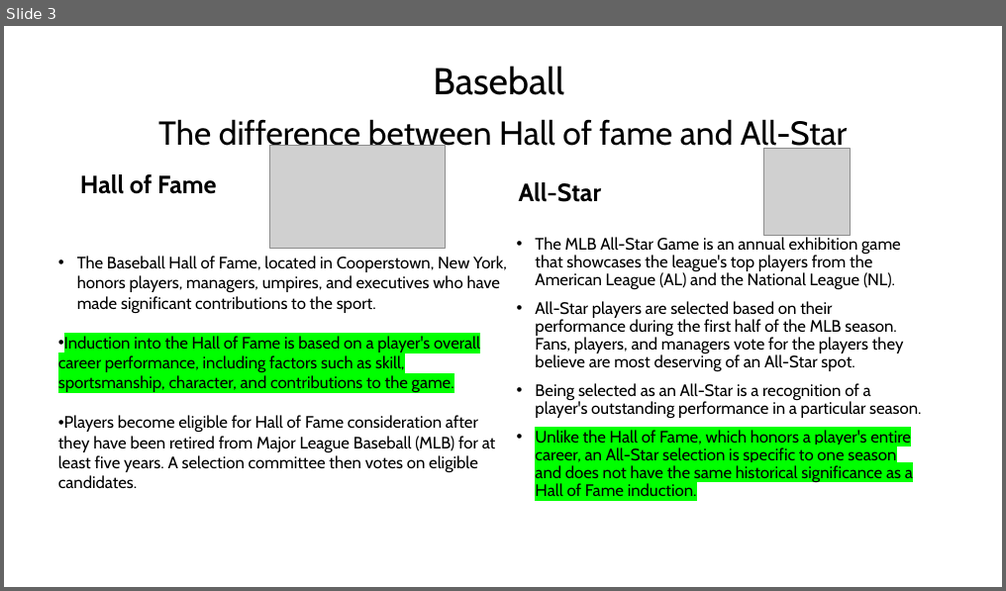
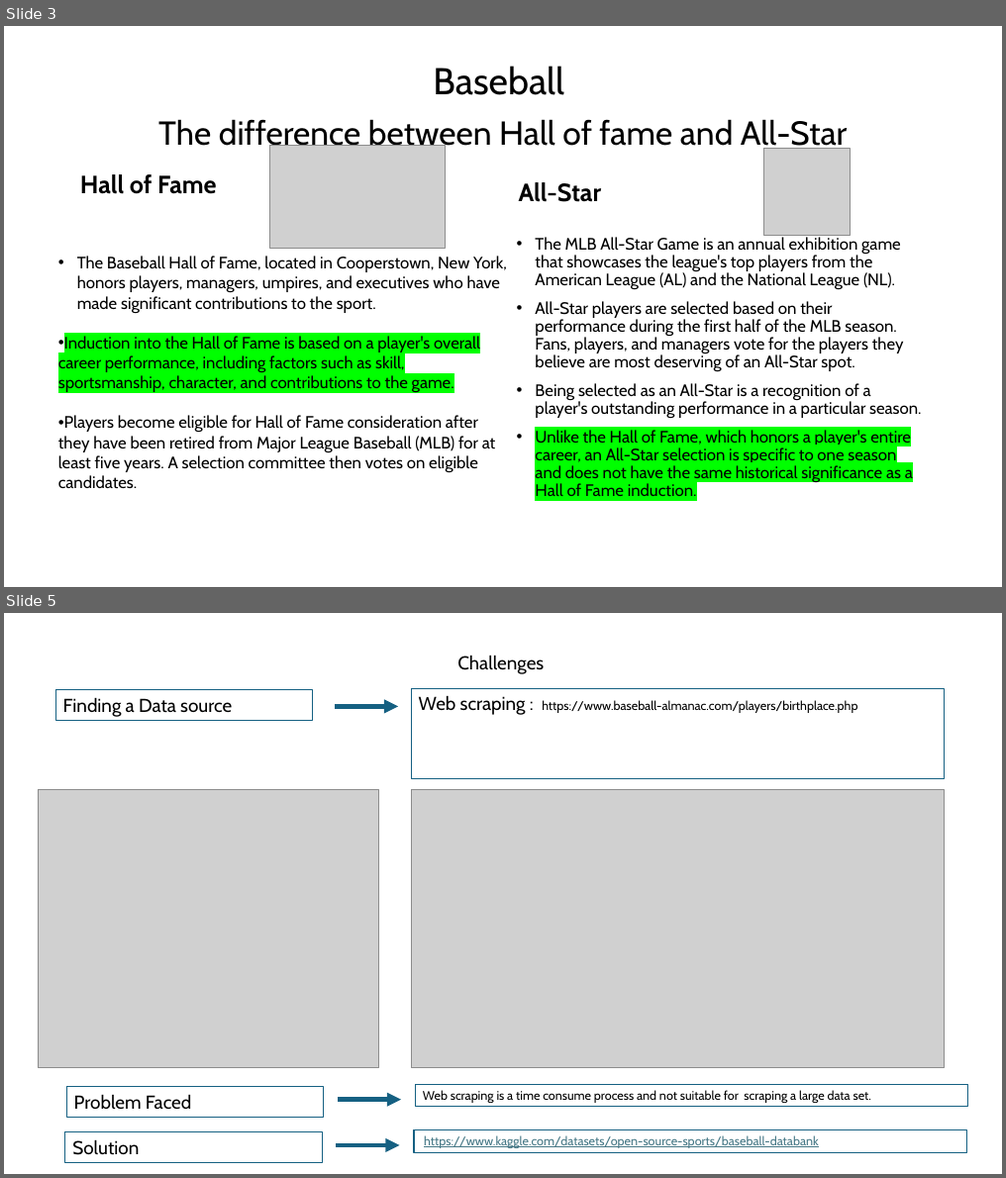
Before and after one commit to leeju09/Project-3-Baseball-, a slide deck: Presentation/Proect3_Group3.pptx. Shown one above the other, each under a label of ours: slide 3 before the commit, slides 3 and 5 after it; the slides between them are not shown. The pictures are 1006x591 and 1006x1178 pixels, drawn with LibreOffice and Linux fonts; fonts in the diff are those of the drawing; grey boxes stand for pictures. Boxes give left, top, right and bottom in pixels: in the first picture for what was removed or moved away, otherwise in the second. Text is boxed around its words. In the diff, an @@ line names an element or a change of style, - is before the commit and + after.

```diff
--- a/Presentation/Proect3_Group3.pptx
+++ b/Presentation/Proect3_Group3.pptx
@@ slide 5 added at box(4, 613, 1002, 1174), background #FFFFFF @@
@@ text added at box(457, 655, 544, 674), 18 pt, text #000000 @@
+Challenges
@@ rectangle added at box(55, 690, 313, 720), outline #156082 1 pt, 18 pt, text #000000 @@
+Finding a Data source
@@ rectangle added at box(411, 688, 944, 779), outline #156082 1 pt, 12 pt, text #000000 @@
+Web scraping : https://www.baseball-almanac.com/players/birthplace.php
@@ arrow added from (335, 707) to (399, 707), #156082 4.5 pt @@
@@ picture added at box(38, 789, 379, 1068) @@
@@ picture added at box(411, 789, 944, 1068) @@
@@ rectangle added at box(67, 1087, 324, 1117), outline #156082 1 pt, 18 pt, text #000000 @@
+Problem Faced
@@ rectangle added at box(415, 1084, 968, 1107), outline #156082 1 pt, 12 pt, text #000000 @@
+Web scraping is a time consume process and not suitable for scraping a large data set.
@@ arrow added from (338, 1100) to (401, 1100), #156082 4.5 pt @@
@@ rectangle added at box(65, 1133, 322, 1162), outline #156082 1 pt, 18 pt, text #000000 @@
+Solution
@@ arrow added from (337, 1146) to (400, 1146), #156082 4.5 pt @@
@@ rectangle added at box(414, 1131, 967, 1153), outline #156082 1 pt, 12 pt, text #467886, underline @@
+https://www.kaggle.com/datasets/open-source-sports/baseball-databank
```
Also in this commit, not shown: 1 slide changed, 4 other slides added, 1 slide removed.
